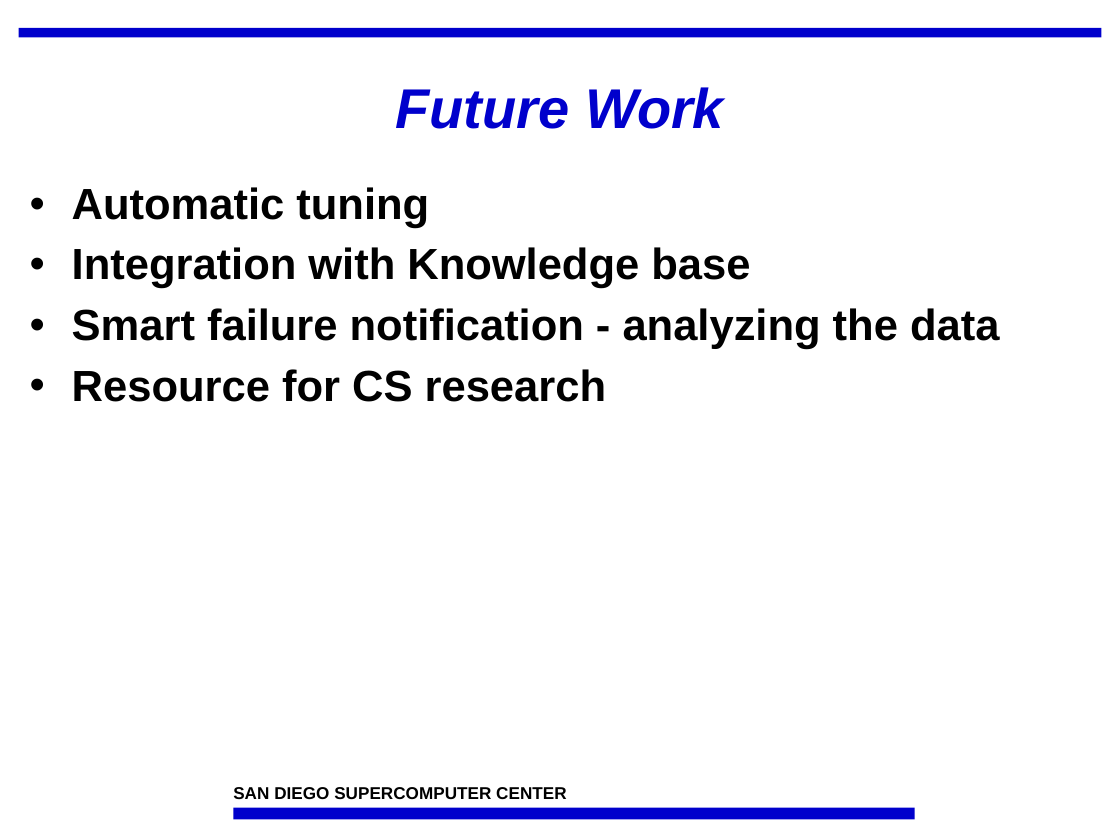
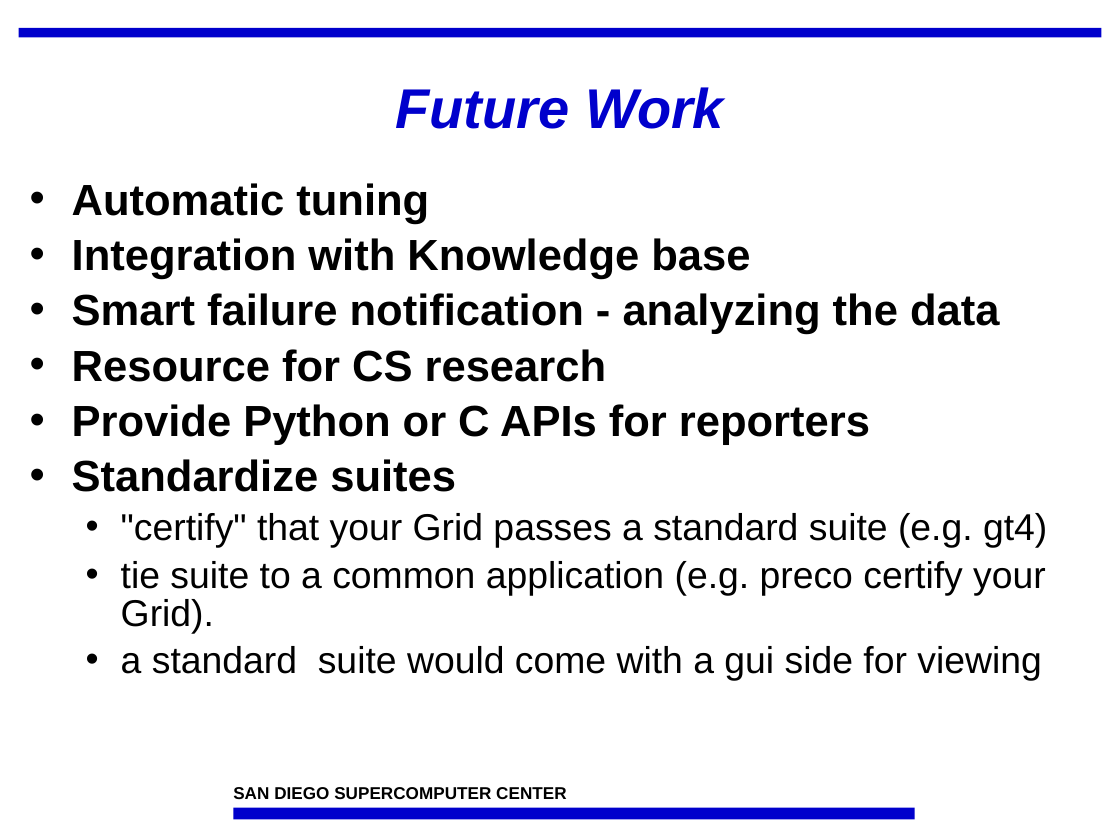
Before and after one commit to IncaProject/inca-xsede, a slide deck: slide 29 of talks/inca_sc05.ppt (slide 28 before the commit). Drawn at 1120x840 pixels with LibreOffice and Linux fonts; fonts in the diff are those of the drawing; background and template pictures are left out. Boxes give left, top, right and bottom in pixels: in the first picture for what was removed or moved away, otherwise in the second. Text is boxed around its words. In the diff, an @@ line names an element or a change of style, - is before the commit and + after.

```diff
--- a/talks/inca_sc05.ppt
+++ b/talks/inca_sc05.ppt
@@ text at bbox=[72, 183, 999, 382]: line spacing 0.95 to 0.85 @@
@@ text at bbox=[72, 404, 1047, 681]: paragraphs added @@
+• Provide Python or C APIs for reporters
+• Standardize suites
+  • "certify" that your Grid passes a standard suite (e.g. gt4)
+  • tie suite to a common application (e.g. preco certify your Grid).
+  • a standard suite would come with a gui side for viewing
```
Also in this commit, not shown: 2 other slides changed, 4 slides added, 1 other file.
